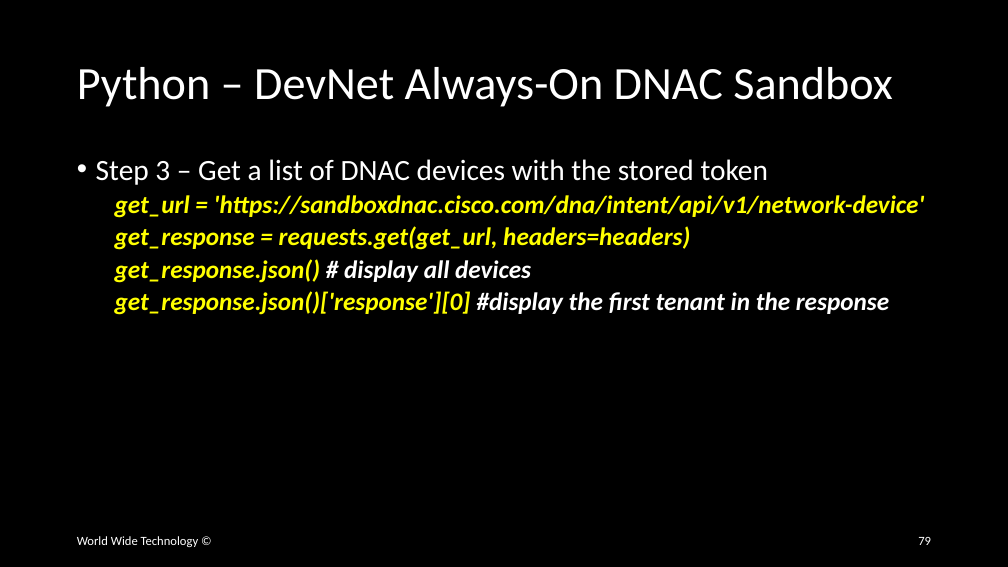
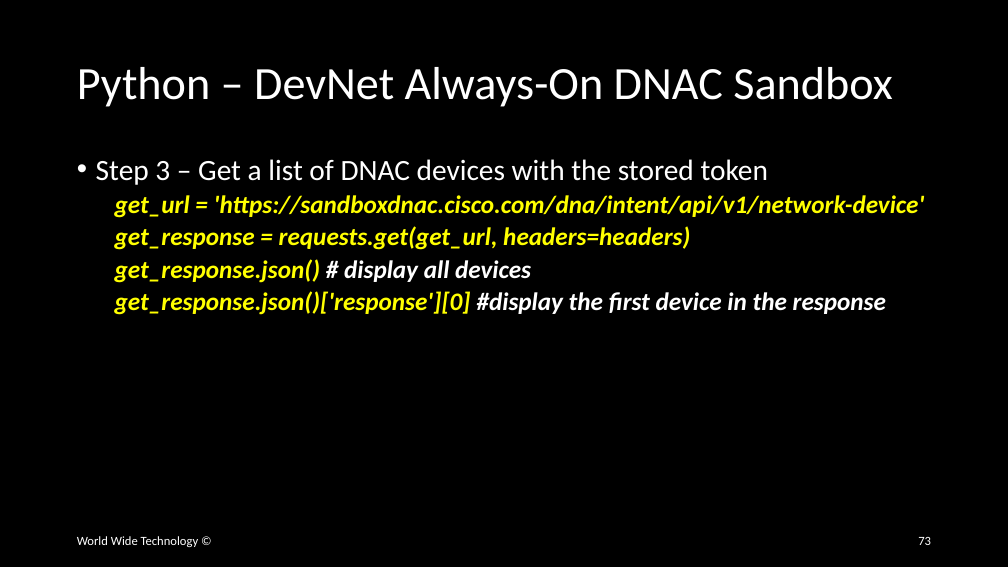
Before and after one commit to wwt/curl-requests-foundations, a slide deck: slide 73 of curl-requests-foundations.pptx (slide 79 before the commit). Drawn at 1008x567 pixels with LibreOffice and Linux fonts; fonts in the diff are those of the drawing. Boxes give left, top, right and bottom in pixels: in the first picture for what was removed or moved away, otherwise in the second. Text is boxed around its words. In the diff, an @@ line names an element or a change of style, - is before the commit and + after.

Commit message:
Added Meraki Python commands

```diff
--- a/curl-requests-foundations.pptx
+++ b/curl-requests-foundations.pptx
@@ text at [115,291,886,315]: text changed @@
-  get_response.json()['response'][0] #display the first tenant in the response
+  get_response.json()['response'][0] #display the first device in the response
@@ page number at [918,537,931,545]: text changed @@
-79
+73
```
Also in this commit, not shown: 6 other slides changed, 13 slides removed.
